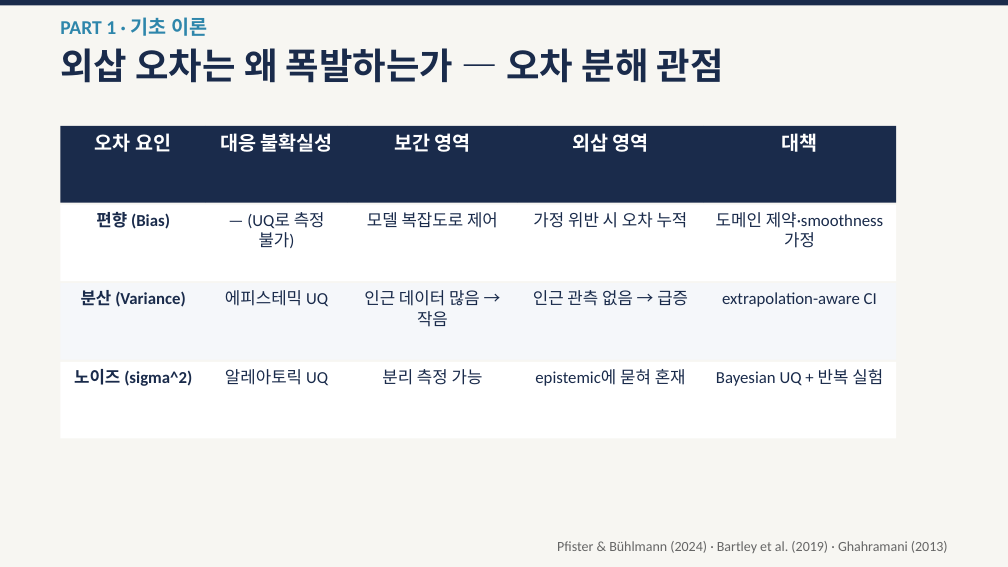
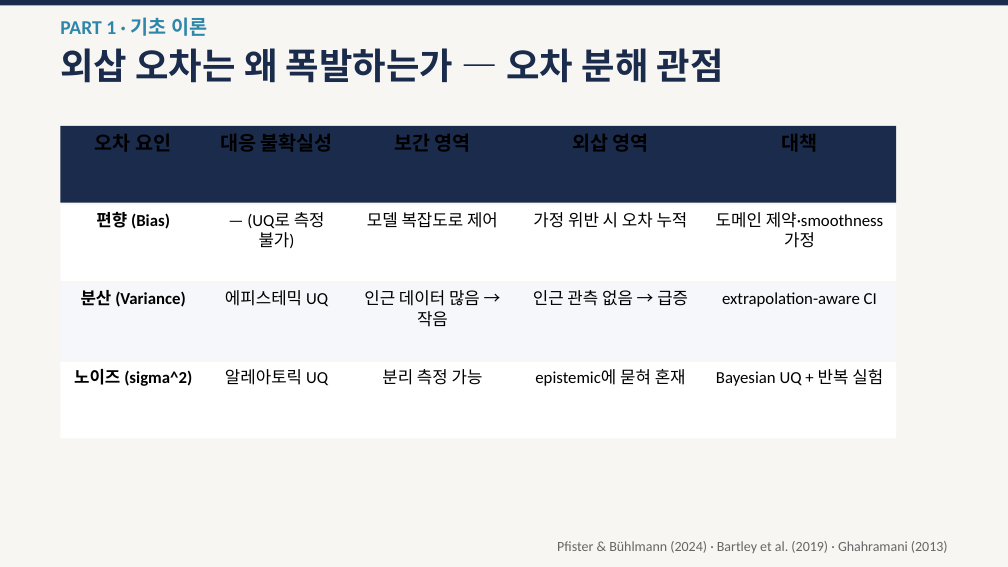
Before and after one commit to amumujs-create/literec_study, a slide deck: slide 9 of extrapolation-papers/외삽_50분_발표자료_v2.pptx. Drawn at 1008x567 pixels with LibreOffice and Linux fonts; fonts in the diff are those of the drawing. Boxes give left, top, right and bottom in pixels: in the first picture for what was removed or moved away, otherwise in the second. Text is boxed around its words. In the diff, an @@ line names an element or a change of style, - is before the commit and + after.

```diff
--- a/extrapolation-papers/외삽_50분_발표자료_v2.pptx
+++ b/extrapolation-papers/외삽_50분_발표자료_v2.pptx
@@ text colour #FFFFFF to #000000 in 5 elements at (60, 126, 206, 203), (206, 126, 347, 203), (347, 126, 518, 203), (518, 126, 704, 203), (704, 126, 896, 203) @@
@@ text colour #1A2B4B to #000000 in 15 elements at (60, 205, 206, 281), (206, 205, 347, 281), (347, 205, 518, 281), (518, 205, 704, 281), (704, 205, 896, 281), (60, 283, 206, 360), (206, 283, 347, 360), (347, 283, 518, 360), (518, 283, 704, 360), (704, 283, 896, 360), (60, 362, 206, 438), (206, 362, 347, 438), (347, 362, 518, 438), (518, 362, 704, 438), (704, 362, 896, 438) @@
```
Also in this commit, not shown: 1 other file.
